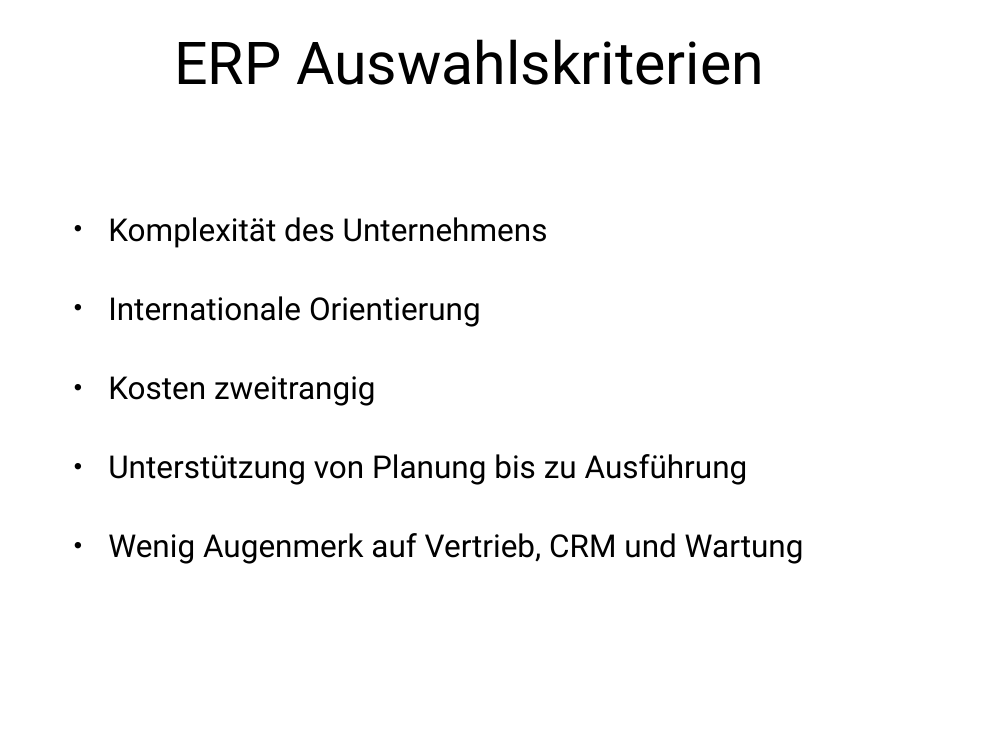
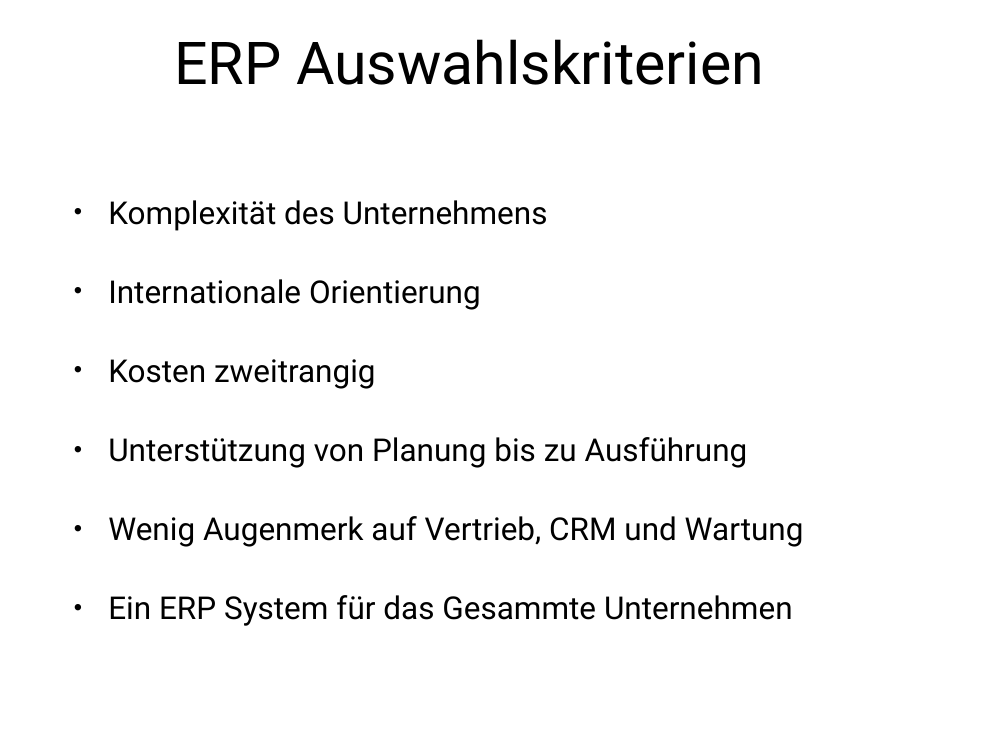
Before and after one commit to hsiegel-tgm/ERPEval, a slide deck: slide 20 of Presentation.pptx (slide 19 before the commit). Drawn at 1008x756 pixels with LibreOffice and Linux fonts; fonts in the diff are those of the drawing; background and template pictures are left out. Boxes give left, top, right and bottom in pixels: in the first picture for what was removed or moved away, otherwise in the second. Text is boxed around its words. In the diff, an @@ line names an element or a change of style, - is before the commit and + after.

```diff
--- a/Presentation.pptx
+++ b/Presentation.pptx
@@ text "Komplexität des Unternehmens": place and size @@
-text "Komplexität des Unternehmens" at box(108, 217, 804, 564)
+text "Komplexität des Unternehmens" at box(108, 200, 804, 626)
@@ text at box(108, 595, 793, 626): paragraph added @@
+• Ein ERP System für das Gesammte Unternehmen
```
Also in this commit, not shown: 10 other slides changed, 2 slides added, 1 other file.
